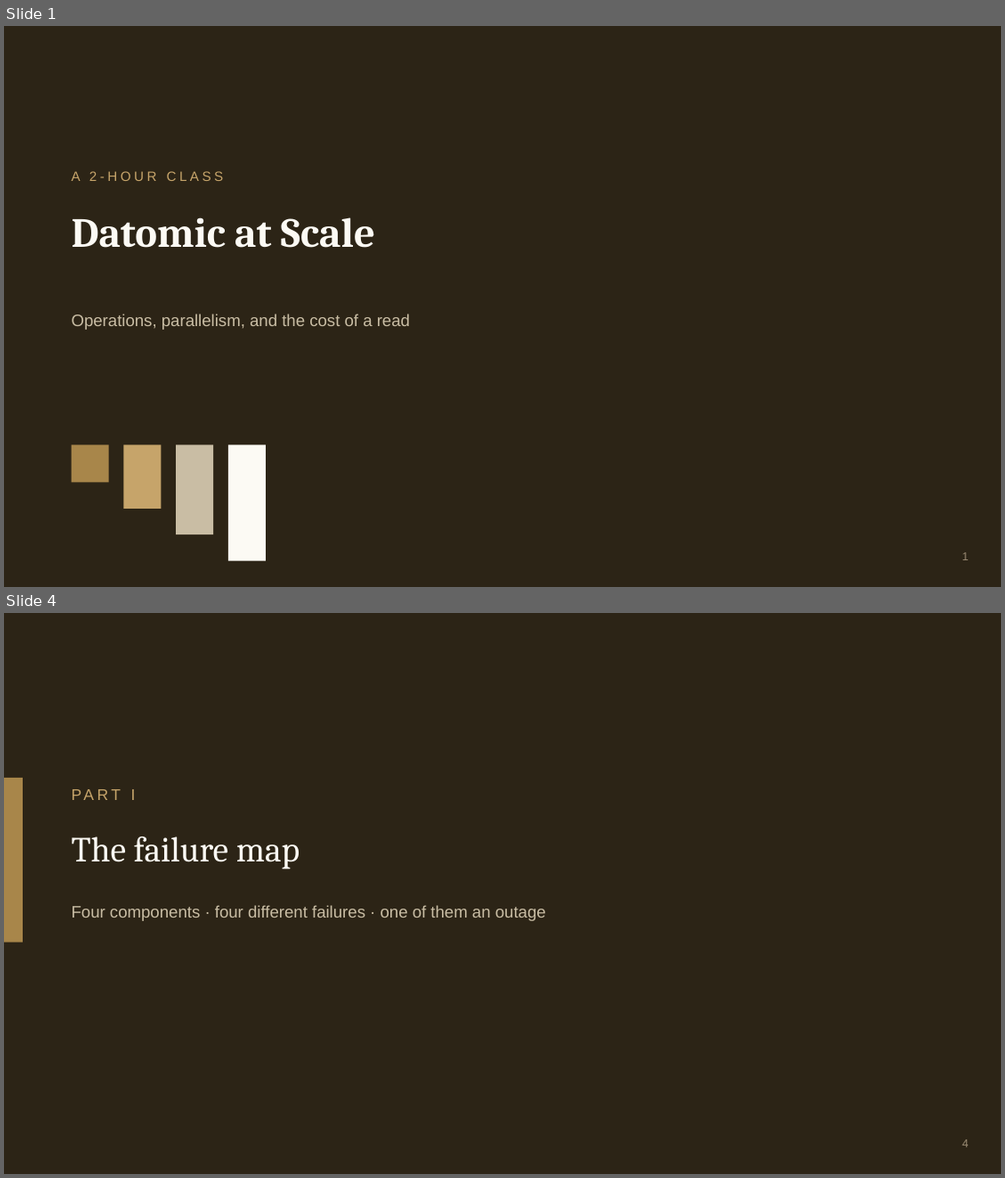
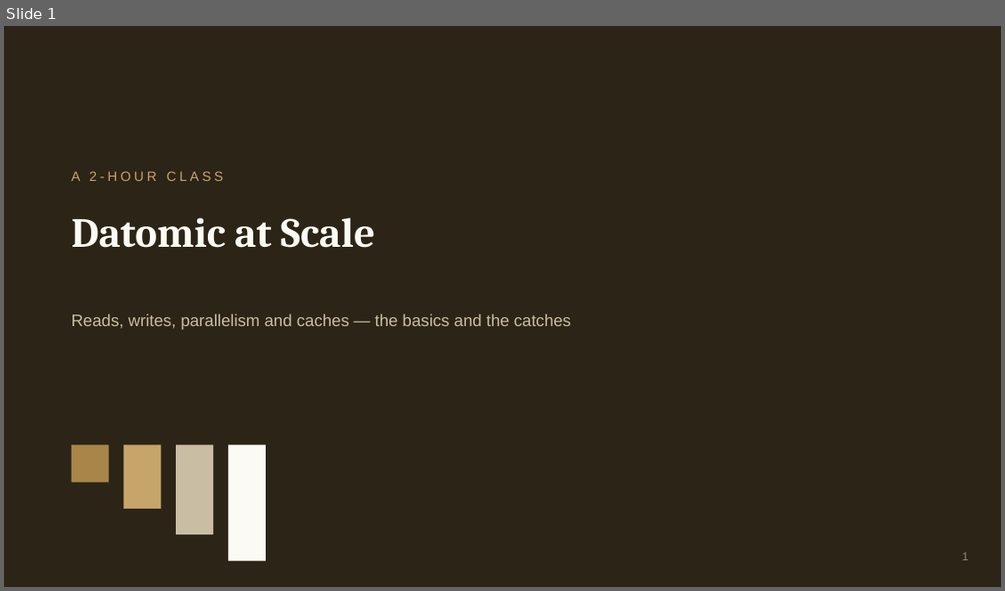
Before and after one commit to 4coders-com-br/datomic-model, a slide deck: datomic-at-scale.pptx. Shown one above the other, each under a label of ours: slides 1 and 4 before the commit, slide 1 after it; the slides between them are not shown. The pictures are 1005x1178 and 1005x591 pixels, drawn with LibreOffice and Linux fonts; fonts in the diff are those of the drawing. Boxes give left, top, right and bottom in pixels: in the first picture for what was removed or moved away, otherwise in the second. Text is boxed around its words. In the diff, an @@ line names an element or a change of style, - is before the commit and + after.

Commit message:
Simplify Datomic at Scale into a slides-only class
- 27-slide deck (was 42): four topics — reads, writes, parallelism,
  caches — each as basics -> one easy example -> the main catches;
  pptx regenerated from the reworked deck.js, markdown deck to match.
- Preclass brief: nothing to install or run; assumes only the
  Production class vocabulary.
- Drop the REPL labs (src/datomic_ops/labs.clj) — the class no longer
  has hands-on labs; infra/HA files stay as optional extras.
- README: class blurb and file list updated to match.

```diff
--- a/datomic-at-scale.pptx
+++ b/datomic-at-scale.pptx
@@ slide 4 removed at <box>4,613,1001,1174</box>, background #FFFFFF @@
@@ rectangle removed at <box>4,613,1001,1174</box> @@
@@ rectangle removed at <box>4,778,23,942</box> @@
@@ text removed at <box>131,789,136,800</box> @@
-PART I
@@ text removed at <box>72,836,299,869</box> @@
-The failure map
@@ text removed at <box>72,905,546,921</box> @@
-Four components · four different failures · one of them an outage
@@ text removed at <box>962,1139,968,1147</box> @@
-4
@@ slide 1 changed as well @@
@@ text at <box>72,313,571,329</box>: text changed @@
-Operations, parallelism, and the cost of a read
+Reads, writes, parallelism and caches — the basics and the catches
```
Also in this commit, not shown: 4 other slides changed, 22 slides added, 35 other slides removed, 5 other files.
